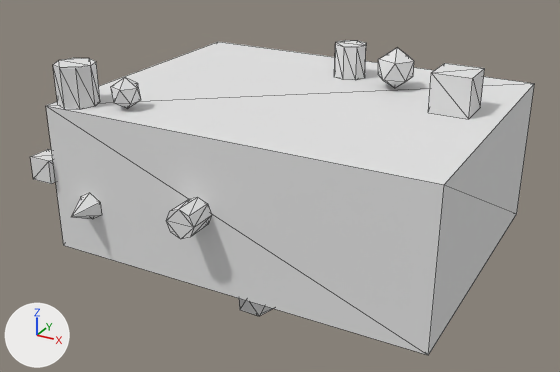
One commit to the glTF model public/Objects/object03_low.glb: the scene before it, then after it.
Both versions are drawn from a camera (50 mm lens) standing at (2.27, -4.42, 2.01) and looking at (-0.14, -0.04, -0.18). Every picture has the same lights, and +X, +Y and +Z are marked at lower left. The picture after the commit comes second. Mesh edges are drawn as thin lines. Vertices at exactly the same position are counted once.

Names of what the first picture shows: 'object03_low'.
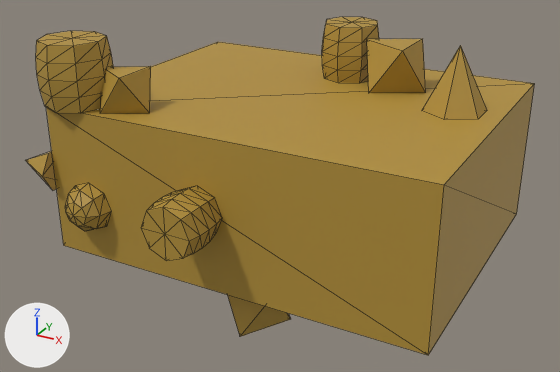
The edits, one by one:
Material 'Mat_object03_low' (mat_mat_object03_low) changes colour from white #e5e5e5 to yellow #b39038; in linear values from (0.78, 0.78, 0.78) to (0.45, 0.28, 0.04).
me_cube_027 is used by ob_object03_low; location (0.0, 0.0, 0.0).
Verts and faces of me_cube_027; kept vertices keep their numbers, new ones are numbered from 143.
me_cube_027 had 143 vertices, 234 faces and spanned x -1.52..1.3, y -1.19..1.27, z -0.77..0.78.
me_cube_027 now has 211 vertices, 370 faces and spans x -1.68..1.3, y -1.33..1.43, z -0.81..0.92.
me_cube_027 part 1: the loose piece of 7 vertices spanning x -1.09..-0.93, y -1.19..-1.0, z -0.23..-0.04 is turned -180 degrees about the x axis through its middle and scaled by 2.28, then moved by (1.08, 2.31, 0.24).
me_cube_027 part 2: a new loose piece, a 6-sided cone pointing to -x spanning x -1.6..-1.3, y -1.11..-0.81, z -0.08..0.18, in mat_mat_object03_low (yellow #b39038).
me_cube_027 part 3: a new loose piece, a 6-sided cone pointing to +z spanning x 0.82..1.17, y -0.05..0.36, z 0.5..0.91, in mat_mat_object03_low (yellow #b39038).
me_cube_027 part 4: the loose piece of 12 vertices spanning x -0.03..0.2, y -0.87..-0.63, z -0.77..-0.5 is rebuilt with 6 vertices and now spans x -0.1..0.27, y -0.96..-0.53, z -0.81..-0.5.
me_cube_027 part 5: the loose piece of 12 vertices spanning x 0.37..0.62, y 0.31..0.54, z 0.5..0.78 is rebuilt with 6 vertices and now spans x 0.27..0.71, y 0.24..0.62, z 0.5..0.81.
me_cube_027 part 6: a new loose piece of 42 vertices spanning x -0.11..0.32, y 0.34..0.77, z 0.5..0.88, in mat_mat_object03_low (yellow #b39038).
me_cube_027 part 7: a new loose piece of 42 vertices spanning x -0.35..0.03, y -1.33..-1.0, z -0.17..0.21, in mat_mat_object03_low (yellow #b39038).
me_cube_027 part 8: a new loose piece of 42 vertices spanning x -1.38..-0.91, y -1.1..-0.63, z 0.5..0.92, in mat_mat_object03_low (yellow #b39038).
me_cube_027 part 9: a new loose piece of 25 vertices spanning x -1.18..-0.84, y -1.17..-1.0, z -0.3..0.03, in mat_mat_object03_low (yellow #b39038).
me_cube_027 part 10: 8 loose pieces with 92 vertices, spanning x -1.52..1.12, y -1.19..1.27, z -0.08..0.76, are deleted.
Part 11, on me_cube_027:
New vertex 143 is at (-0.63, -0.81, 0.5), pixel (149, 113).
New vertex 144 is at (-0.89, -0.65, 0.5).
New vertex 145 is at (-0.89, -0.96, 0.5), pixel (100, 113).
New vertex 146 is at (-0.72, -0.65, 0.75), pixel (150, 66).
New vertex 147 is at (-0.98, -0.81, 0.75).
New vertex 148 is at (-0.72, -0.96, 0.75), pixel (119, 78).
New faces: (143, 145, 144), (146, 147, 148), (143, 144, 146), (144, 147, 146), (144, 145, 147), (145, 148, 147).
New faces: (143, 148, 145), (143, 146, 148).
Other edits to the shape of me_cube_027 do not show in these pictures.

Where the change shows, as pixel boxes [x1, y1, x2, y2] in the pictures (560 x 372 px; the box of a moved part takes in the faces that stretch with it):
'object03_low', recoloured, reshaped (darker, 7% taller): before [30, 40, 535, 355]; after [25, 17, 535, 355]
part 1 of me_cube_027, moved or reshaped (not visible afterwards): before [71, 193, 101, 219]
part 2 of me_cube_027, added: after [25, 151, 56, 190]
part 3 of me_cube_027, added: after [422, 45, 487, 120]
part 4 of me_cube_027, rebuilt: before [239, 298, 273, 316]; after [228, 295, 291, 337]
part 5 of me_cube_027, rebuilt (62% wider, 34% taller): before [378, 48, 414, 88]; after [367, 39, 426, 93]
part 6 of me_cube_027, added: after [322, 17, 379, 83]
part 7 of me_cube_027, added: after [141, 186, 222, 261]
part 8 of me_cube_027, added: after [36, 31, 113, 113]
part 9 of me_cube_027, added (yellow): after [65, 183, 111, 231]
part 10 of me_cube_027, deleted: before [30, 40, 485, 239]
part 11 of me_cube_027, added: after [100, 66, 151, 114]
